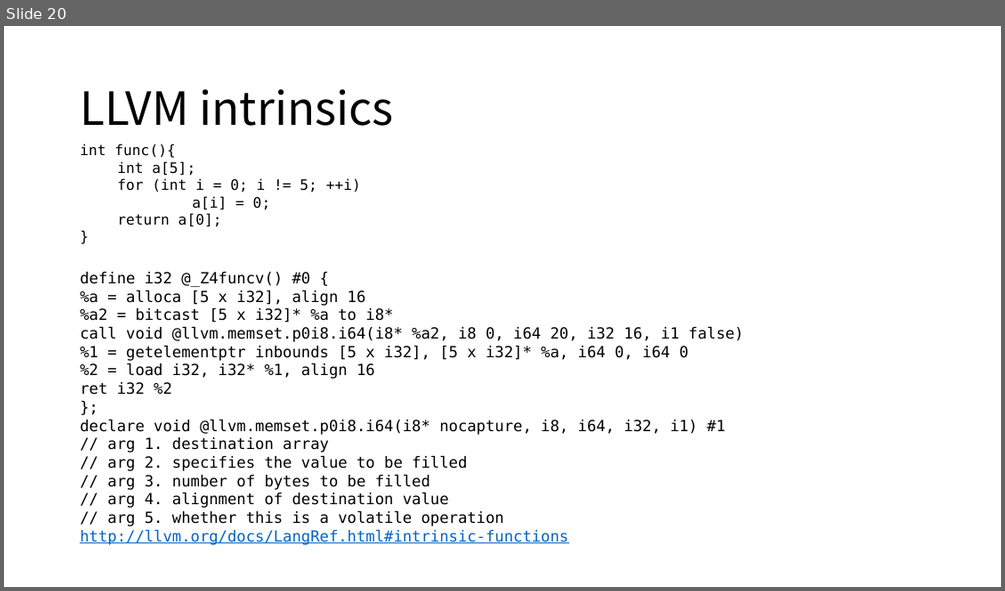
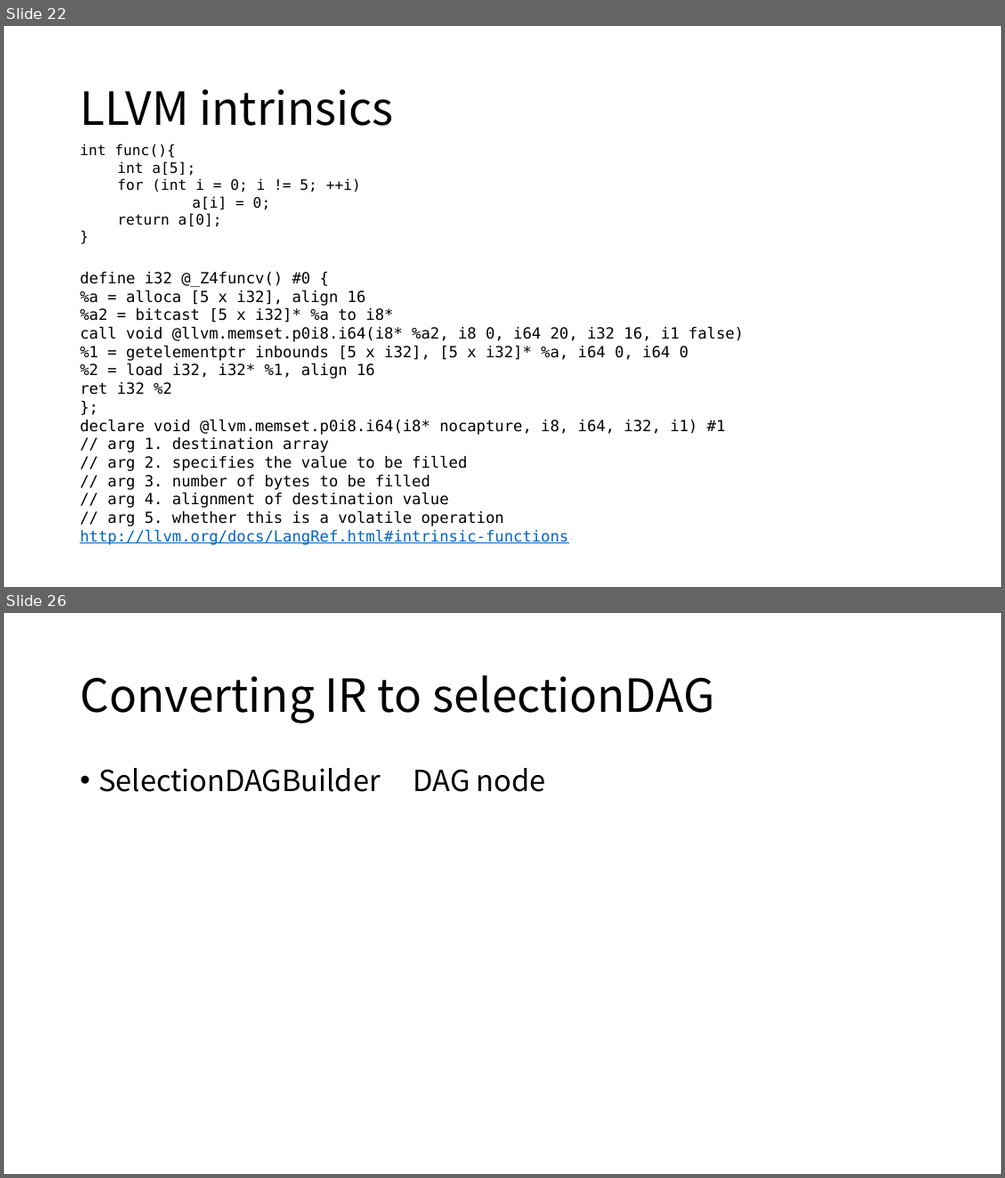
Before and after one commit to xiazhiqian/PPT-Work, a slide deck: LLVM Notes.pptx. Shown one above the other, each under a label of ours: slide 20 before the commit, slides 22 and 26 after it; the slides between them are not shown. The pictures are 1005x591 and 1005x1178 pixels, drawn with LibreOffice and Linux fonts; fonts in the diff are those of the drawing. Boxes give left, top, right and bottom in pixels: in the first picture for what was removed or moved away, otherwise in the second. Text is boxed around its words. In the diff, an @@ line names an element or a change of style, - is before the commit and + after.

```diff
--- a/LLVM Notes.pptx
+++ b/LLVM Notes.pptx
@@ slide 26 added at box(4, 613, 1001, 1174), background #FFFFFF @@
@@ title added at box(80, 675, 715, 723), 44 pt, text #000000 @@
+Converting IR to selectionDAG
@@ text added at box(98, 768, 546, 792), 28 pt, text #000000 @@
+• SelectionDAGBuilder DAG node
@@ what was slide 20 is now slide 22 @@
```
Also in this commit, not shown: 2 slides changed, 20 other slides added.
